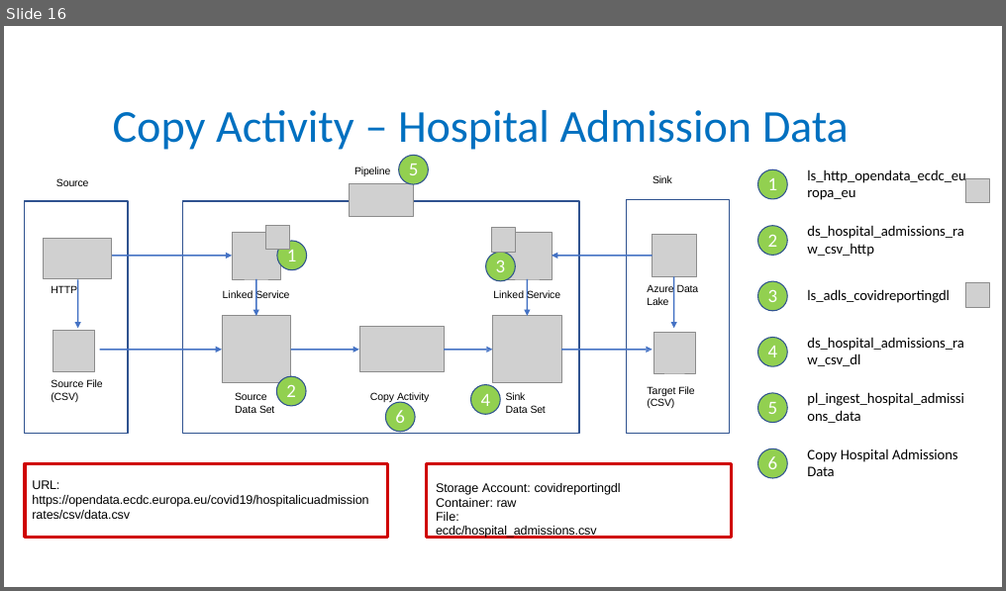
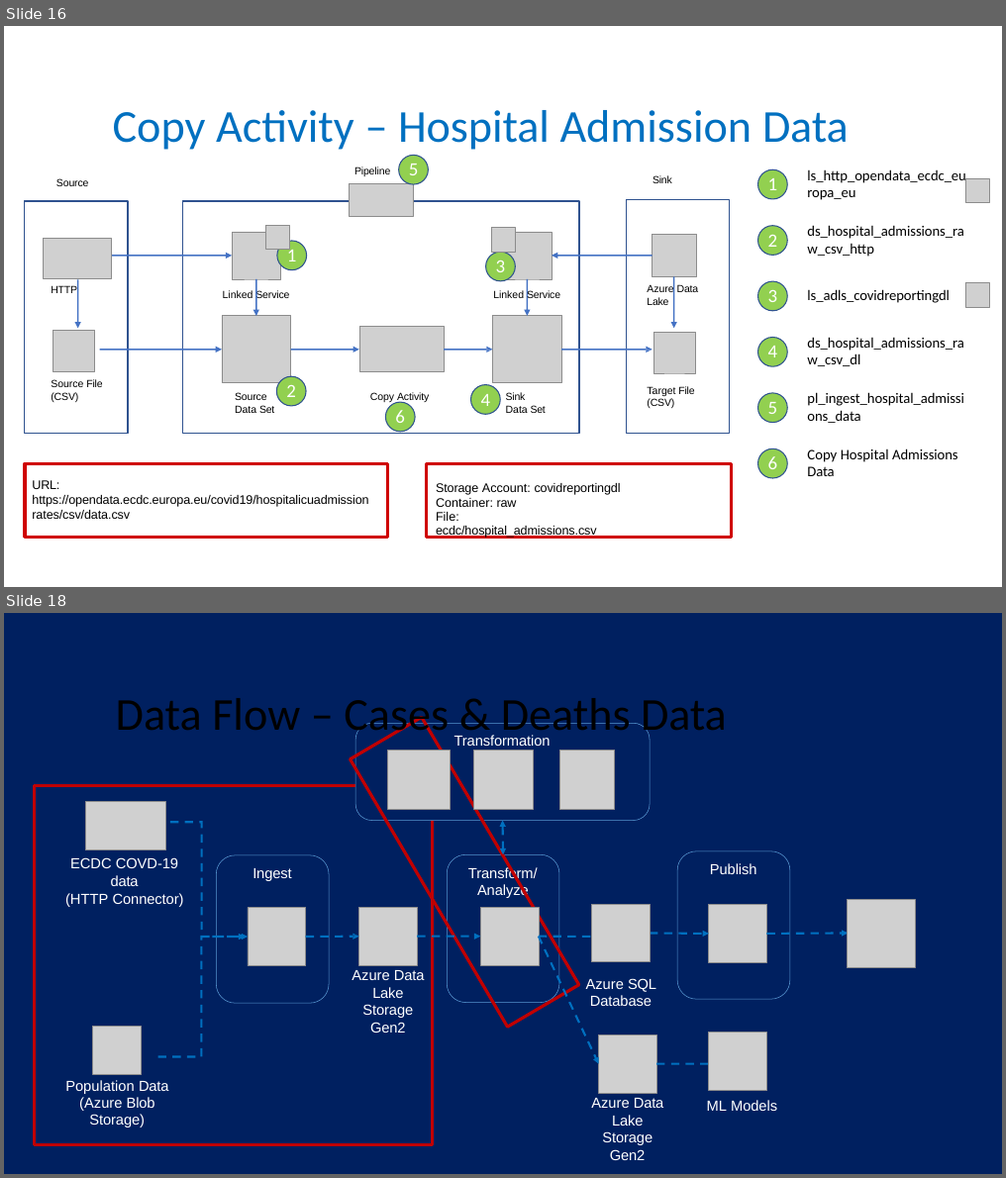
Before and after one commit to soumyadeep2207/ADF, a slide deck: Project PPT/ADF Project - Copy.pptx. Shown one above the other, each under a label of ours: slide 16 before the commit, slides 16 and 18 after it; the slides between them are not shown. The pictures are 1006x591 and 1006x1178 pixels, drawn with LibreOffice and Linux fonts; fonts in the diff are those of the drawing; grey boxes stand for pictures. Boxes give left, top, right and bottom in pixels: in the first picture for what was removed or moved away, otherwise in the second. Text is boxed around its words. In the diff, an @@ line names an element or a change of style, - is before the commit and + after.

Commit message:
Updated with Dataflow Transformation Requirements slides

```diff
--- a/Project PPT/ADF Project - Copy.pptx
+++ b/Project PPT/ADF Project - Copy.pptx
@@ slide 18 added at box(4, 613, 1002, 1174), background #FFFFFF @@
@@ freeform shape added at box(4, 613, 1002, 1174), fill #002060 @@
@@ title added at box(344, 698, 727, 741), 44 pt, text #000000 @@
+Data Flow – Cases & Deaths Data
@@ freeform shape added at box(350, 717, 579, 1027), outline #C00000 3 pt @@
@@ freeform shape added at box(355, 723, 650, 820), fill #002060 @@
@@ freeform shape added at box(355, 723, 650, 820), outline #5B9BD5 0.5 pt @@
@@ text added at box(454, 735, 550, 746), 14 pt, text #FFFFFF @@
+Transformation
@@ freeform shape added at box(34, 786, 433, 1146), outline #C00000 3 pt @@
@@ group added at box(387, 750, 767, 1091): 4 pictures, 2 freeform shapes @@
@@ freeform shape added at box(156, 821, 249, 1059), fill #0070C0 @@
@@ text added at box(65, 858, 184, 907), 14 pt, text #FFFFFF @@
+ECDC COVD-19
+data (HTTP Connector)
@@ freeform shape added at box(217, 856, 329, 1003), fill #002060 @@
@@ freeform shape added at box(217, 856, 329, 1003), outline #5B9BD5 0.5 pt @@
@@ text added at box(252, 868, 292, 881), 14 pt, text #FFFFFF @@
+Ingest
@@ freeform shape added at box(448, 855, 559, 1002), fill #002060 @@
@@ freeform shape added at box(448, 855, 559, 1002), outline #5B9BD5 0.5 pt @@
@@ text added at box(468, 866, 538, 898), 14 pt, text #FFFFFF @@
+Transform/ Analyze
@@ freeform shape added at box(678, 852, 790, 999), fill #002060 @@
@@ freeform shape added at box(678, 852, 790, 999), outline #5B9BD5 0.5 pt @@
@@ text added at box(710, 863, 757, 874), 14 pt, text #FFFFFF @@
+Publish
@@ picture added at box(248, 908, 306, 966) @@
@@ picture added at box(358, 907, 417, 965) @@
@@ picture added at box(481, 907, 540, 965) @@
@@ freeform shape added at box(306, 934, 358, 940), fill #0070C0 @@
@@ freeform shape added at box(417, 934, 599, 940), fill #0070C0 @@
@@ text added at box(351, 970, 424, 1033), 14 pt, text #FFFFFF @@
+Azure Data Lake Storage Gen2
@@ text added at box(586, 978, 656, 1006), 14 pt, text #FFFFFF @@
+Azure SQL Database
@@ group added at box(85, 802, 915, 1093): 6 pictures, 1 freeform shape @@
@@ text added at box(65, 1080, 168, 1128), 14 pt, text #FFFFFF @@
+Population Data (Azure Blob Storage)
@@ text added at box(591, 1098, 663, 1160), 14 pt, text #FFFFFF @@
+Azure Data Lake Storage Gen2
@@ text added at box(707, 1100, 777, 1111), 14 pt, text #FFFFFF @@
+ML Models
```
Also in this commit, not shown: 9 other slides added.
